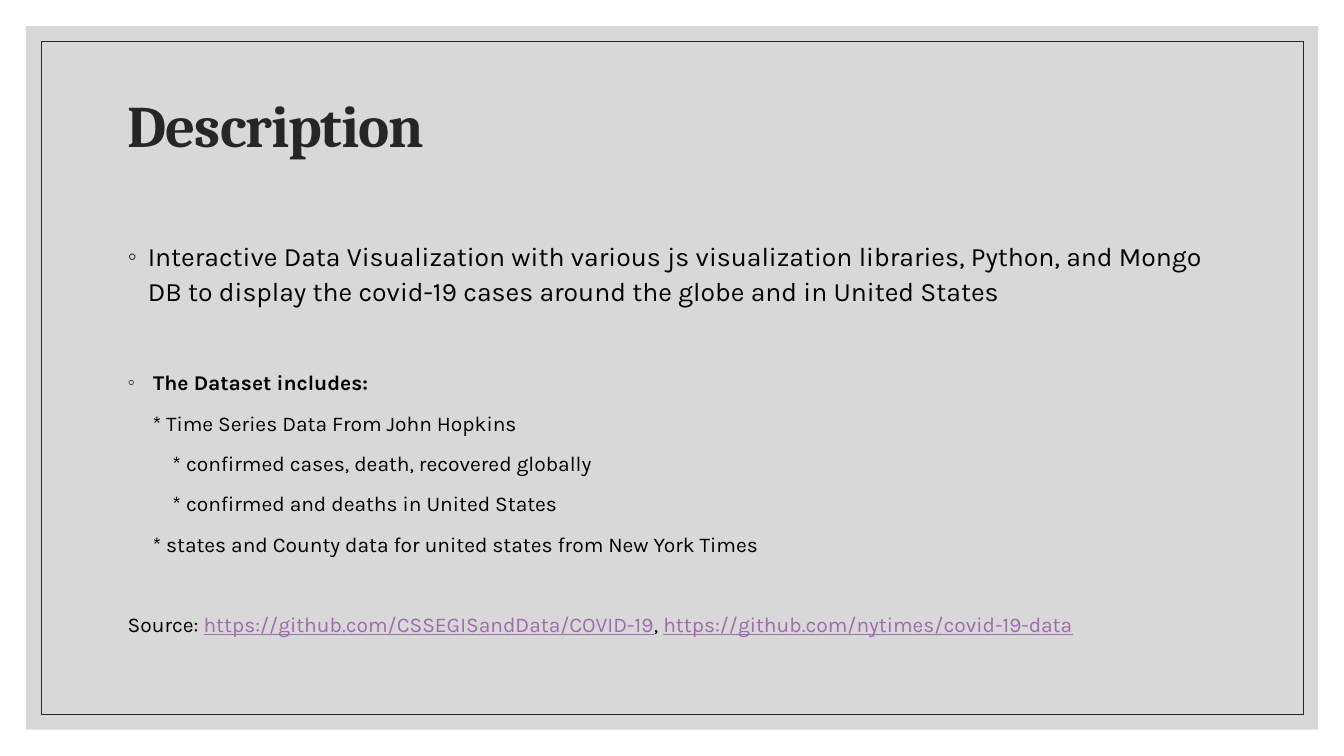
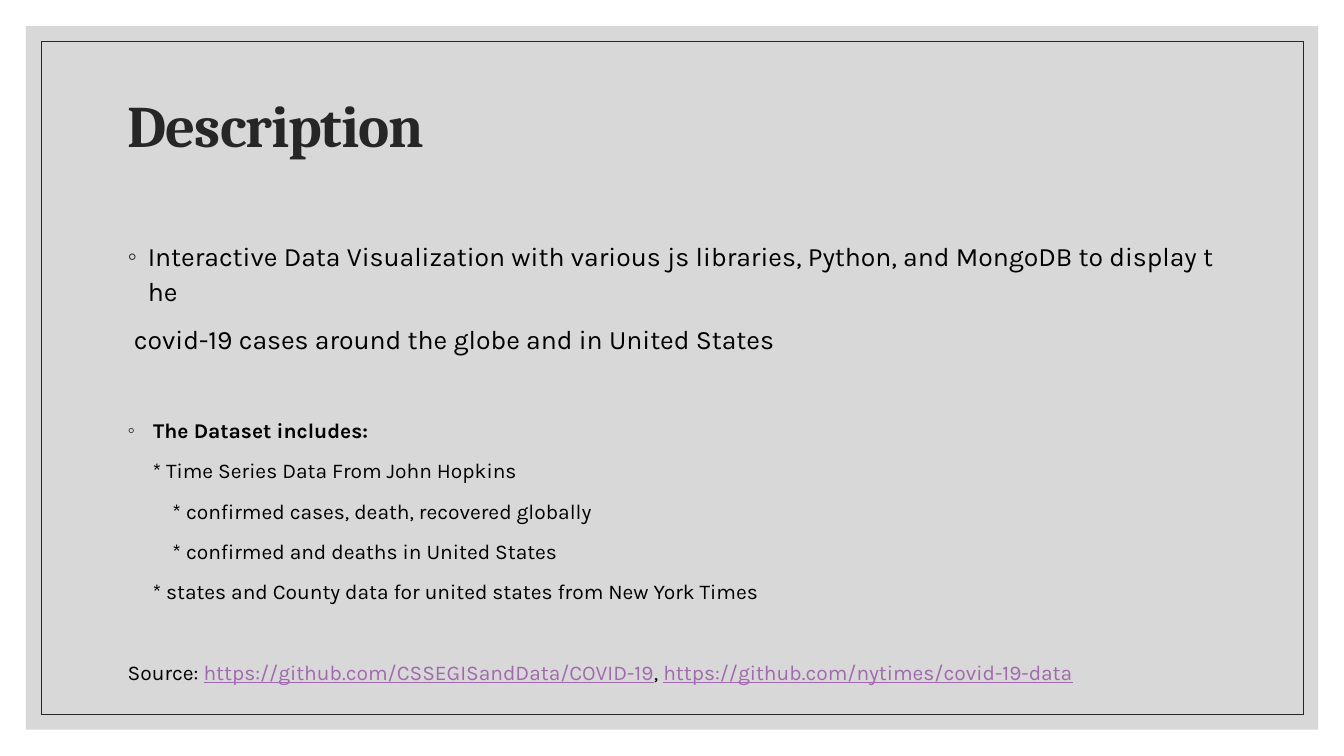
Before and after one commit to alexisperumal/covid-19, a slide deck: slide 4 of Presentation/Project 1 Presentation.pptx. Drawn at 1344x756 pixels with LibreOffice and Linux fonts; fonts in the diff are those of the drawing. Boxes give left, top, right and bottom in pixels: in the first picture for what was removed or moved away, otherwise in the second. Text is boxed around its words. In the diff, an @@ line names an element or a change of style, - is before the commit and + after.

```diff
--- a/Presentation/Project 1 Presentation.pptx
+++ b/Presentation/Project 1 Presentation.pptx
@@ text at (134, 247, 1196, 356): text changed @@
-◦ Interactive Data Visualization with various js visualization libraries, Python, and MongoDB to display the covid-19 cases around the globe and in United States
+◦ Interactive Data Visualization with various js libraries, Python, and MongoDB to display the
+covid-19 cases around the globe and in United States
```
Also in this commit, not shown: 1 other slide changed.
